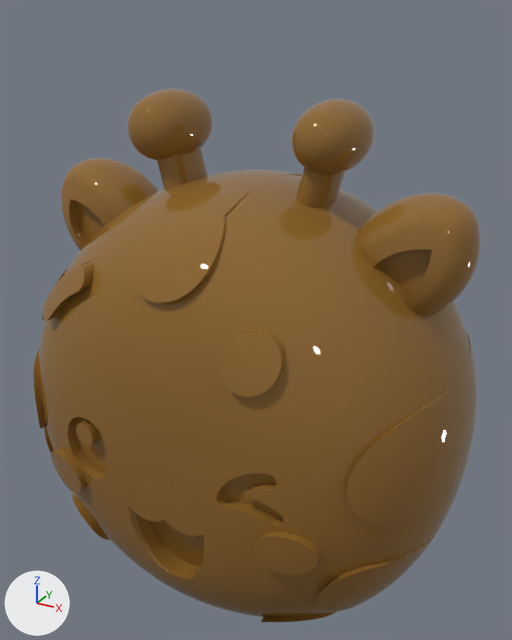
The glTF model Violin-v1.glb: old version first, new version second.
The view is the same before and after, from a camera (50 mm lens) standing at (0.0334, -0.0596, 0.0347) and looking at (0.0, 0.001, 0.0044). Arrows for +X, +Y and +Z are at lower left; the lights stay in place. The first picture is the older version. Where no turn or scale is listed for an object, it has been applied to the vertices. Vertices at exactly the same position are counted once.

The first picture shows 'giraffe-V2.001'.
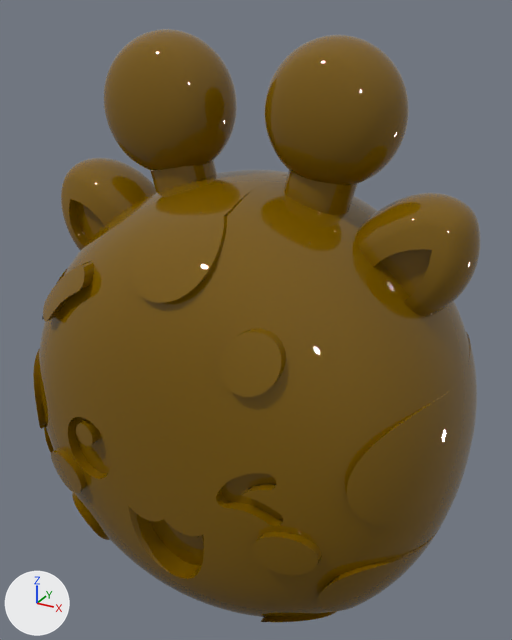
Location of each change, (x1, y1, x2, y2) in pixels of the pictures (512 x 640 px; the box of a moved part takes in the faces that stretch with it):
'giraffe-V2.001', reshaped (11% taller): before (33, 89, 480, 623); after (33, 29, 480, 623)
part 1 of me_giraffe_v2_mesh, moved or reshaped: before (127, 89, 375, 227); after (104, 29, 409, 227)
part 2 of me_giraffe_v2_mesh, recoloured: (33, 158, 479, 623) in both

What the commit changed:
Material 'giraffe-V3:color:155:78:0' (mat_giraffe_v3_color_155_78_0) is new.
Its base color is (0.193, 0.0989, 0.0) (dark yellow #7a5900).
Its roughness is 0.0.
me_giraffe_v2_mesh is used by ob_giraffe_v2_001; location (0.0, 0.0, 0.0).
me_giraffe_v2_mesh had 23964 vertices, 47921 faces and spanned x -0.0235..0.0235, y -0.017..0.0175, z -0.0272..0.0275.
me_giraffe_v2_mesh now has 24048 vertices, 48089 faces and spans x -0.0235..0.0235, y -0.017..0.0175, z -0.0272..0.033.
me_giraffe_v2_mesh part 1: 12 vertices moved within x -0.01..0.0098, y -0.0048..0.0048, z 0.0225..0.0243; 4412 vertices removed from x -0.0125..0.0117, y -0.005..0.005, z 0.0171..0.0275; 4496 vertices added at x -0.0159..0.0149, y -0.005..0.005, z 0.017..0.033.
me_giraffe_v2_mesh part 2: 35347 faces spanning x -0.0235..0.0235, y -0.017..0.0175, z -0.0272..0.0202 switch from mat_giraffe_v2_color_255_127_25 (brown #8e662d) to mat_giraffe_v3_color_155_78_0 (dark yellow #7a5900).
Other edits to the shape of me_giraffe_v2_mesh do not show in these pictures.
